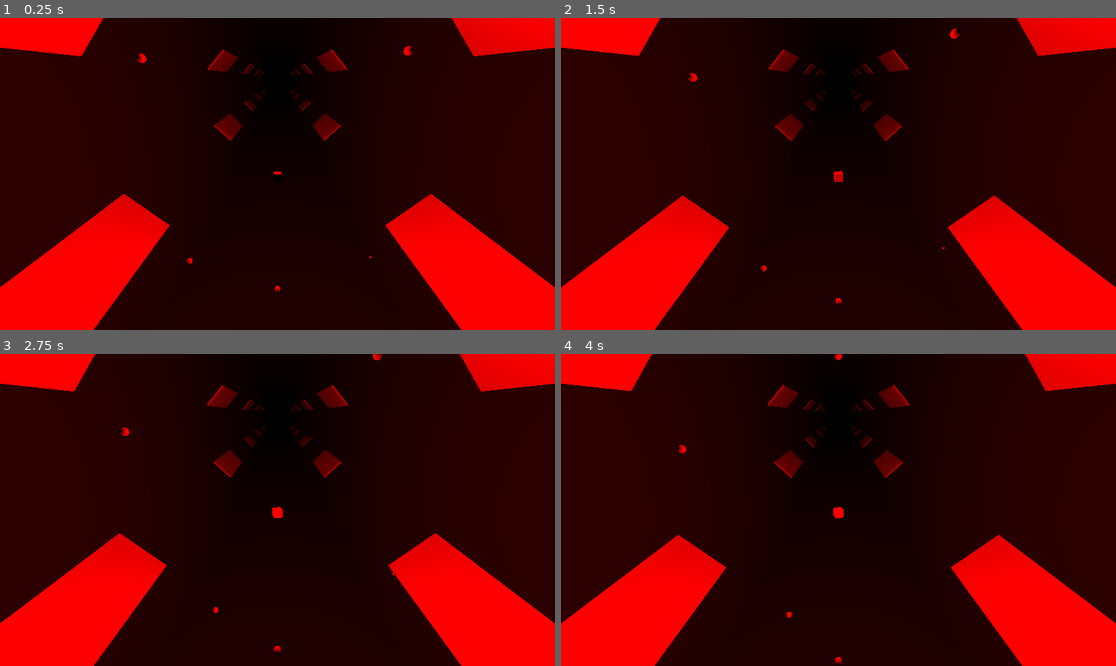
Above: before the commit, frames 1-4 (two rows, left to right).
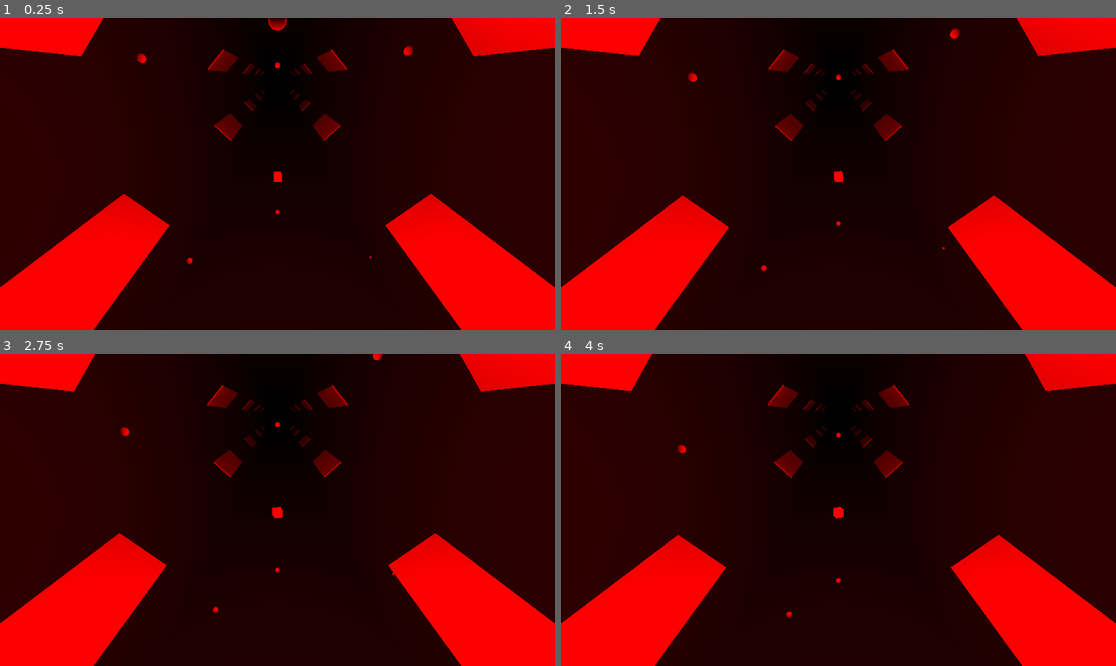
Above: after the commit, the same moments.

Repository: Flute-Gamer/CaminhoTelematico
Game: Godot game, scene res://world.tscn
Two runs of this game, one before a commit and one after it. Both use one fixed random seed, a clock stepped at 60 frames per second and the inputs below.
Inputs:
- Up to frame 1 (0.25 s): no input
- Up to frame 2 (1.5 s): no input
- Up to frame 3 (2.75 s): no input
- Up to frame 4 (4 s): no input

The runs differ from the first frame. In frame 1, 0.2% of the frame differs, in the area x 24-75%, y 0-88%; in frame 2, 0.1%; in frame 3, less than 0.1%; in frame 4, less than 0.1%.

Commit message:
Bug fix: Wrong angle calc in y light fixed

Diff:
--- a/y_omni_light_3d.gd
+++ b/y_omni_light_3d.gd
@@ -28,7 +28,7 @@
 	grandParent = get_parent().get_parent()
 	var offset = global_position - grandParent.global_position
 	radius = offset.length()
-	angle = atan2(offset.y, offset.z)
+	angle = atan2(offset.y, offset.x)
 
 	speedArray.resize(array_size)
 	for i in range(speedArray.size()):
